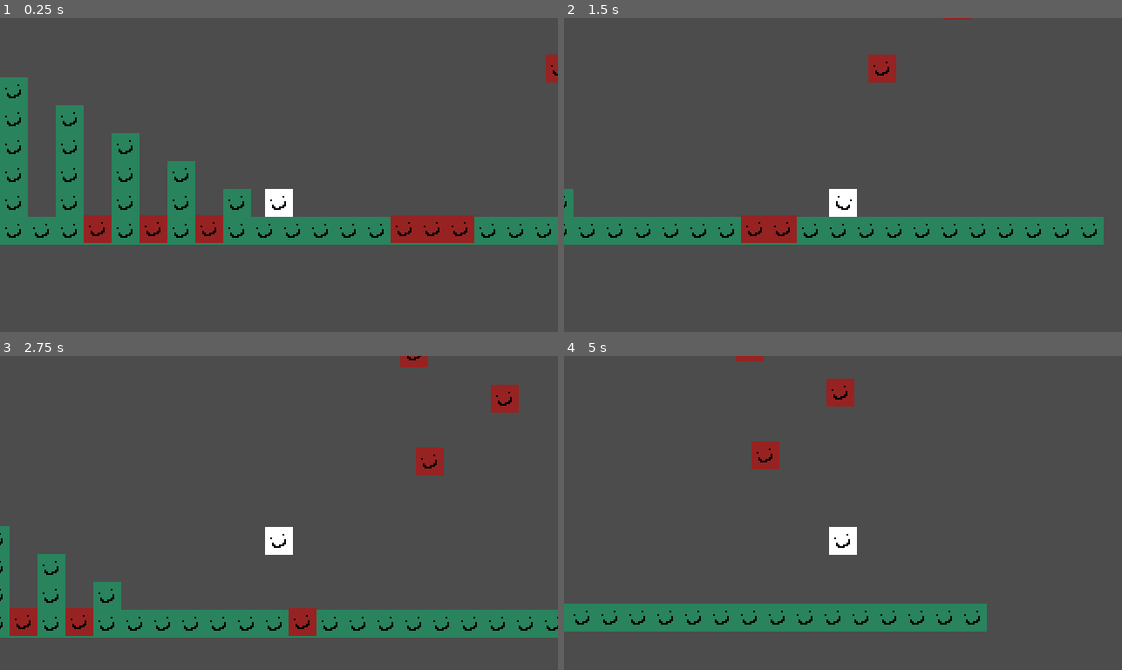
Above: before the commit, frames 1-4 (two rows, left to right).
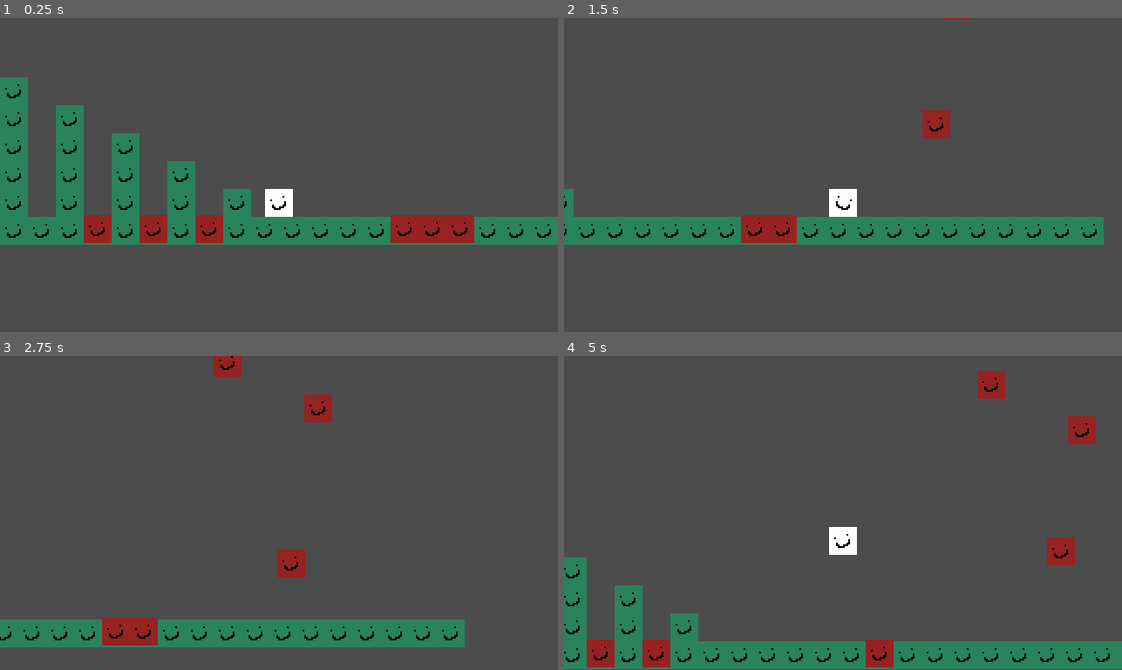
Above: after the commit, the same moments.

Repository: diego-escalante/GO2022-Stomper
Game: Godot game, scene res://Main.tscn
The game is run twice, just before and just after one commit, with the same random seed, the same clock (stepped at 60 frames per second) and the same inputs. The engine's default icon, where the game draws it, is replaced by a stand-in: a white triangle on a blue panel in a dark square.
Inputs:
- Up to frame 1 (0.25 s): no input
- Up to frame 2 (1.5 s): tap Enter at 0.5 s; hold D (run_right) from 0.53 s (still down); tap Shift (dash) at 0.6 s; tap Space (jump) at 0.77 s; tap S (drop) at 1.35 s
- Up to frame 3 (2.75 s): tap Space (jump) at 1.52 s; release D (run_right) at 2.03 s; hold A (run_left) from 2.03 s (still down); tap Shift (dash) at 2.1 s
- Up to frame 4 (5 s): release A (run_left) at 2.78 s; hold D (run_right) 2.78-4.28 s; tap S (drop) at 2.85, 4.35 s; tap Space (jump) at 3.02, 3.77, 4.52 s; tap Shift (dash) at 3.6 s; hold A (run_left) from 4.28 s (still down)

The runs differ from the first frame. In frame 1, 0.2% of the frame differs, in the area x 97-100%, y 11-21%; in frame 2, 0.9%; in frame 3, 13%; in frame 4, 18%, in the area x 0-100%, y 0-100%.

Commit message:
Add movement for enemies

Diff:
--- a/Enemy/Enemy.gd
+++ b/Enemy/Enemy.gd
@@ -1,5 +1,60 @@
 class_name Enemy
-extends KinematicBody2D
+extends Path2D
+
+enum MovementType {BOUNCE, LOOP, CLAMP, STATIC}
+
+export(MovementType) var movement_type := MovementType.BOUNCE
+export var speed := 1.0
+export var pixels_per_unit := 18
+export var is_reversing := false
+var path_length: float
+
+onready var path_follow := $PathFollow2D
+
+func _ready():
+	if movement_type == MovementType.STATIC:
+		speed = 0
+	else:
+		if curve == null:
+			printerr("No curve set on path, enemy will not move.")
+		else:
+			path_length = curve.get_baked_length()
+
+	match movement_type:
+		MovementType.LOOP:
+			path_follow.loop = true
+		MovementType.BOUNCE, MovementType.CLAMP:
+			path_follow.loop = false
+
+	if not is_reversing:
+		path_follow.unit_offset = 0
+	else:
+		path_follow.unit_offset = 1
+
+
+func _physics_process(delta):
+	if speed == 0:
+		return
+
+	var move_amount = delta * speed * pixels_per_unit
+
+	match movement_type:
+		MovementType.LOOP, MovementType.CLAMP:
+			path_follow.offset += move_amount if not is_reversing else -move_amount
+		MovementType.BOUNCE:
+			if not is_reversing:
+				if path_follow.offset + move_amount > path_length:
+					is_reversing = true
+					path_follow.offset = path_length * 2 - path_follow.offset - move_amount
+				else:
+					path_follow.offset += move_amount
+			else:
+				if path_follow.offset - move_amount < 0:
+					is_reversing = false
+					path_follow.offset = move_amount - path_follow.offset
+				else:
+					path_follow.offset -= move_amount
+
 
 func die() -> void:
 	queue_free()
--- a/Enemy/Enemy.tscn
+++ b/Enemy/Enemy.tscn
@@ -1,11 +1,8 @@
-[gd_scene load_steps=8 format=2]
+[gd_scene load_steps=7 format=2]
 
 [ext_resource path="res://16by16test.png" type="Texture" id=1]
 [ext_resource path="res://Enemy/Hitbox.tscn" type="PackedScene" id=2]
 [ext_resource path="res://Enemy/Enemy.gd" type="Script" id=3]
-
-[sub_resource type="RectangleShape2D" id=1]
-extents = Vector2( 8, 8 )
 
 [sub_resource type="SpriteFrames" id=2]
 animations = [ {
@@ -21,29 +18,31 @@
 [sub_resource type="RectangleShape2D" id=4]
 extents = Vector2( 8, 3 )
 
-[node name="Enemy" type="KinematicBody2D"]
-collision_layer = 2
-collision_mask = 0
+[node name="Enemy" type="Path2D"]
+curve = null
 script = ExtResource( 3 )
+movement_type = 3
 
-[node name="CollisionShape2D" type="CollisionShape2D" parent="."]
-shape = SubResource( 1 )
+[node name="PathFollow2D" type="PathFollow2D" parent="."]
+rotate = false
+cubic_interp = false
+loop = false
 
-[node name="AnimatedSprite" type="AnimatedSprite" parent="."]
+[node name="AnimatedSprite" type="AnimatedSprite" parent="PathFollow2D"]
 modulate = Color( 0.596078, 0.137255, 0.137255, 1 )
 frames = SubResource( 2 )
 
-[node name="Hitbox" parent="." instance=ExtResource( 2 )]
+[node name="Hitbox" parent="PathFollow2D" instance=ExtResource( 2 )]
 
-[node name="CollisionShape2D" type="CollisionShape2D" parent="Hitbox"]
+[node name="CollisionShape2D" type="CollisionShape2D" parent="PathFollow2D/Hitbox"]
 position = Vector2( 0, 3 )
 shape = SubResource( 3 )
 
-[node name="Stompbox" type="Area2D" parent="."]
+[node name="Stompbox" type="Area2D" parent="PathFollow2D"]
 collision_layer = 8
 collision_mask = 0
 
-[node name="CollisionShape2D" type="CollisionShape2D" parent="Stompbox"]
+[node name="CollisionShape2D" type="CollisionShape2D" parent="PathFollow2D/Stompbox"]
 modulate = Color( 0, 1, 0, 1 )
 position = Vector2( 0, -5 )
 shape = SubResource( 4 )
--- a/Main.tscn
+++ b/Main.tscn
@@ -1,8 +1,13 @@
-[gd_scene load_steps=4 format=2]
+[gd_scene load_steps=5 format=2]
 
 [ext_resource path="res://Enemy/Enemy.tscn" type="PackedScene" id=1]
 [ext_resource path="res://TileMap.tscn" type="PackedScene" id=2]
 [ext_resource path="res://Player/Player.tscn" type="PackedScene" id=3]
+
+[sub_resource type="Curve2D" id=1]
+_data = {
+"points": PoolVector2Array( 0, 0, 0, 0, 31, 5, 0, 0, 0, 0, 31, 53, 0, 0, 0, 0, -33, 53, 0, 0, 0, 0, 31, 5 )
+}
 
 [node name="Main" type="Node2D"]
 
@@ -59,6 +64,8 @@
 
 [node name="Enemy8" parent="." instance=ExtResource( 1 )]
 position = Vector2( 801, 363 )
+curve = SubResource( 1 )
+movement_type = 1
 
 [node name="Enemy9" parent="." instance=ExtResource( 1 )]
 position = Vector2( 844, 327 )
--- a/project.godot
+++ b/project.godot
@@ -9,7 +9,7 @@
 config_version=4
 
 _global_script_classes=[ {
-"base": "KinematicBody2D",
+"base": "Path2D",
 "class": "Enemy",
 "language": "GDScript",
 "path": "res://Enemy/Enemy.gd"
